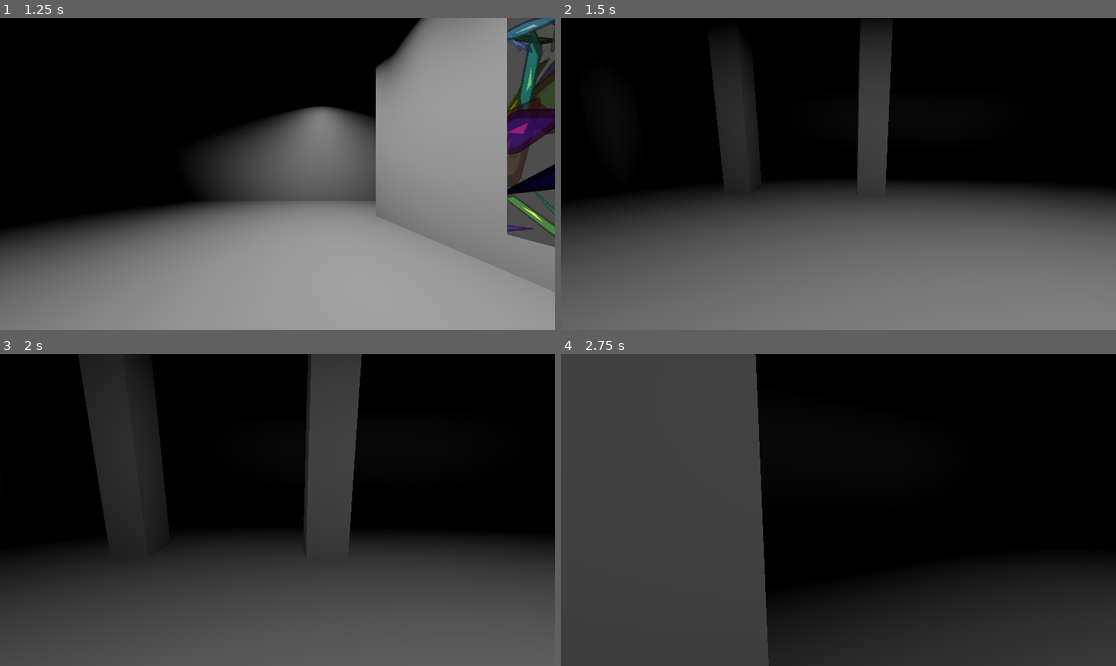
Above: before the commit, frames 1-4 (two rows, left to right).
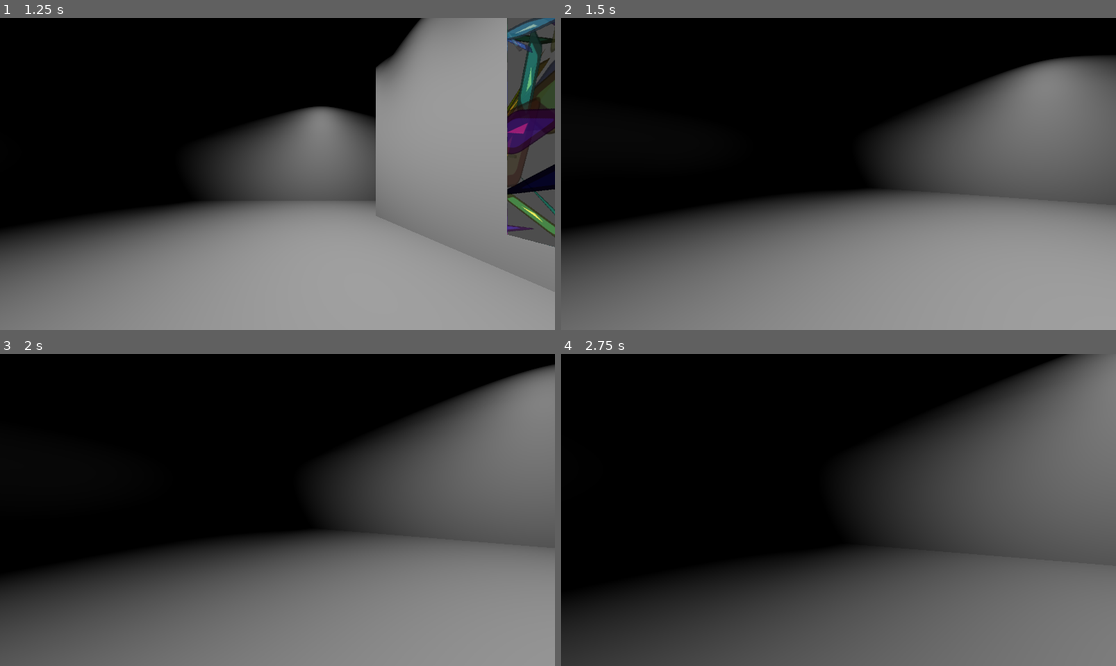
Above: after the commit, the same moments.

Repository: Simplexeon/visual-world
Game: Godot game, scene res://main.tscn
Same seed, same stepped clock (60 frames per second), same inputs: the game is played once before the commit and once after it. The engine's default icon, where the game draws it, is replaced by a stand-in: a white triangle on a blue panel in a dark square.
Inputs (mouse positions are in pixels of both pictures, inside the frame that each line leads up to):
- Up to frame 1 (1.25 s): tap Enter at 0.5 s; move the mouse to (399, 158) at 0.52 s; hold D (right) from 0.53 s (still down); click (399, 158) at 0.67 s
- Up to frame 2 (1.5 s): move the mouse to (810, 174) at 1.27 s; release D (right) at 1.28 s; hold W (forward) from 1.28 s (still down); click (810, 174) at 1.42 s
- Up to frame 3 (2 s): keep holding W (forward)
- Up to frame 4 (2.75 s): keep holding W (forward); move the mouse to (849, 503) at 2.02 s; click (849, 503) at 2.17 s

Frame 1 is identical in both runs. In frame 2, 44% of the frame differs, in the area x 0-100%, y 2-100%; in frame 3, 54%; in frame 4, 74%, in the area x 0-100%, y 0-100%.

Commit message:
Tweaked emission range on mythical particles

Diff:
--- a/main.tscn
+++ b/main.tscn
@@ -520,12 +520,13 @@
 
 [node name="Player" parent="." instance=ExtResource("2_r5r4s")]
 transform = Transform3D(1.3, 0, 0, 0, 1.3, 0, 0, 0, 1.3, 0, 0.89452, -7.19529)
+MouseSens = 0.1
 
 [node name="Displays" type="Node3D" parent="."]
 
 [node name="10000 Things" parent="Displays" instance=ExtResource("3_wkk5x")]
 transform = Transform3D(-4.37114e-08, 0, 1, 0, 1, 0, -1, 0, -4.37114e-08, 8.41334, 3.33411, -8.53927)
-texture = SubResource("ViewportTexture_8t6tr")
+texture = SubResource("ViewportTexture_1p5a3")
 ArtPiece = ExtResource("4_487vk")
 Size = Vector2(600, 600)
 
@@ -549,13 +550,13 @@
 font_size = 64
 outline_size = 18
 
-[node name="Dimension2" parent="Displays" instance=ExtResource("5_cyjwt")]
+[node name="MythicalParticles" parent="Displays" instance=ExtResource("5_cyjwt")]
 transform = Transform3D(1, 0, 0, 0, 1, 0, 0, 0, 1, -0.259221, 3.09665, 23.1213)
-texture = SubResource("ViewportTexture_vtnyd")
+texture = SubResource("ViewportTexture_7o382")
 ArtPiece = ExtResource("7_p74em")
 Size = Vector2(1000, 650)
 
-[node name="Title2" type="Label3D" parent="Displays/Dimension2"]
+[node name="Title2" type="Label3D" parent="Displays/MythicalParticles"]
 transform = Transform3D(-1.94442, 0, -8.74228e-08, 0, 1.94442, 0, 1.69987e-07, 0, -1, -0.0822773, 3.81938, 0)
 text = "Mythical Particles
 "
--- a/pieces/mythical_particles/mythical_particles.tscn
+++ b/pieces/mythical_particles/mythical_particles.tscn
@@ -169,10 +169,11 @@
 transform = Transform3D(1, 0, 0, 0, 1, 0, 0, 0, 1, 0, 0, -9.81916)
 
 [node name="GPUParticlesAttractorSphere3D" type="GPUParticlesAttractorSphere3D" parent="Attractors"]
-strength = 21.84
+transform = Transform3D(1, 0, 0, 0, 1, 0, 0, 0, 1, 4.71599, 12.1336, -0.359676)
+strength = 42.0
 attenuation = 0.435275
 directionality = 0.5
-radius = 42.0
+radius = 15.0
 script = ExtResource("1_ij8dh")
 MovementNoise = SubResource("NoiseTexture3D_1drb0")
 HalfBounds = Vector3(16, 16, 4)
@@ -180,12 +181,14 @@
 MoveTime = 5.0
 
 [node name="NewLocationTimer" type="Timer" parent="Attractors/GPUParticlesAttractorSphere3D"]
+wait_time = 5.0
 
 [node name="GPUParticlesAttractorSphere3D2" type="GPUParticlesAttractorSphere3D" parent="Attractors"]
-strength = 21.84
+transform = Transform3D(1, 0, 0, 0, 1, 0, 0, 0, 1, -3.82334, -11.5909, -0.0266105)
+strength = 37.6078
 attenuation = 0.435275
 directionality = 0.5
-radius = 42.0
+radius = 15.0
 script = ExtResource("1_ij8dh")
 MovementNoise = SubResource("NoiseTexture3D_jwdxh")
 HalfBounds = Vector3(16, 16, 4)
@@ -193,12 +196,14 @@
 MoveTime = 5.0
 
 [node name="NewLocationTimer" type="Timer" parent="Attractors/GPUParticlesAttractorSphere3D2"]
+wait_time = 5.0
 
 [node name="GPUParticlesAttractorSphere3D3" type="GPUParticlesAttractorSphere3D" parent="Attractors"]
-strength = 21.84
+transform = Transform3D(1, 0, 0, 0, 1, 0, 0, 0, 1, 11.5802, 13.7621, -1.28028)
+strength = 35.2549
 attenuation = 0.435275
 directionality = 0.5
-radius = 42.0
+radius = 15.0
 script = ExtResource("1_ij8dh")
 MovementNoise = SubResource("NoiseTexture3D_0u4a1")
 HalfBounds = Vector3(16, 16, 4)
@@ -206,6 +211,7 @@
 MoveTime = 5.0
 
 [node name="NewLocationTimer" type="Timer" parent="Attractors/GPUParticlesAttractorSphere3D3"]
+wait_time = 5.0
 
 [node name="GPUParticlesCollisionBox3D" type="GPUParticlesCollisionBox3D" parent="."]
 transform = Transform3D(1, 0, 0, 0, 1, 0, 0, 0, 1, 0.149709, -16.0737, -12.0183)
Not shown: 2 places in main.tscn that only renumber resources
Not shown: 1 places in pieces/portal_display_3d/portal_display_3d.tscn that only renumber resources
